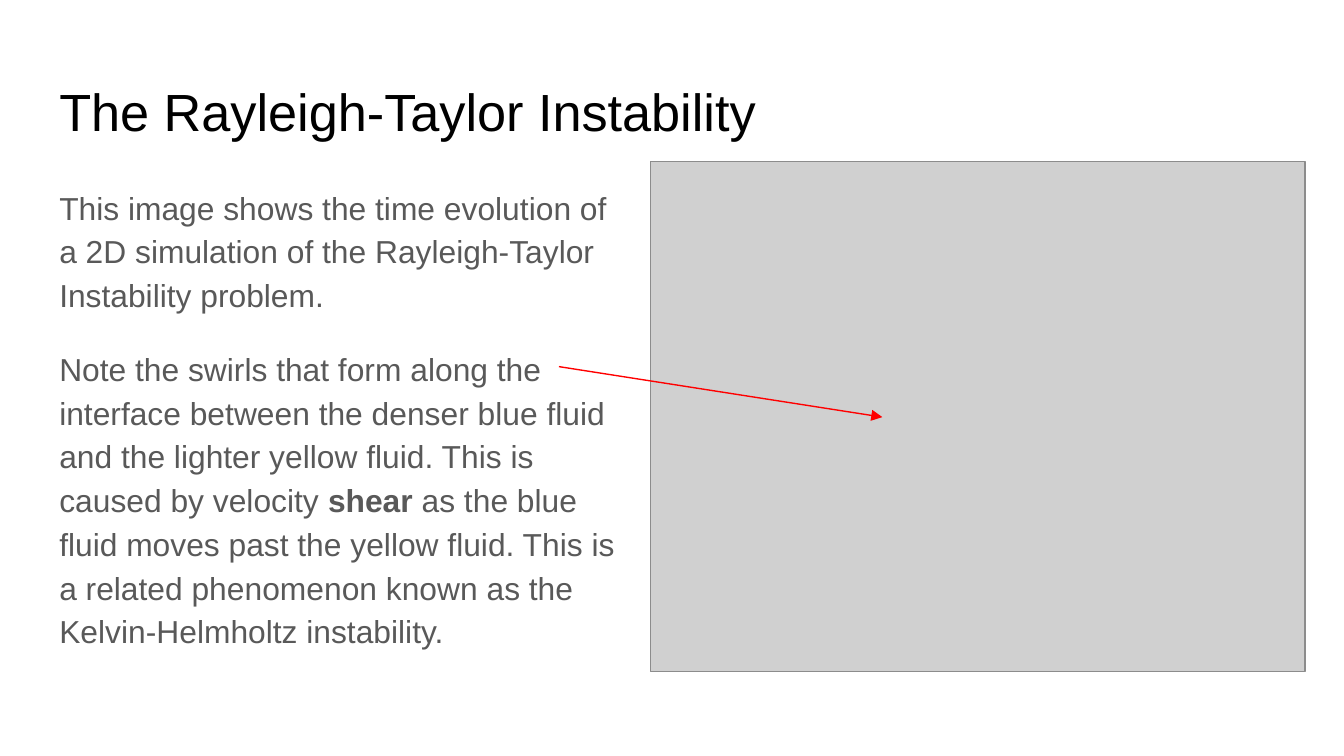
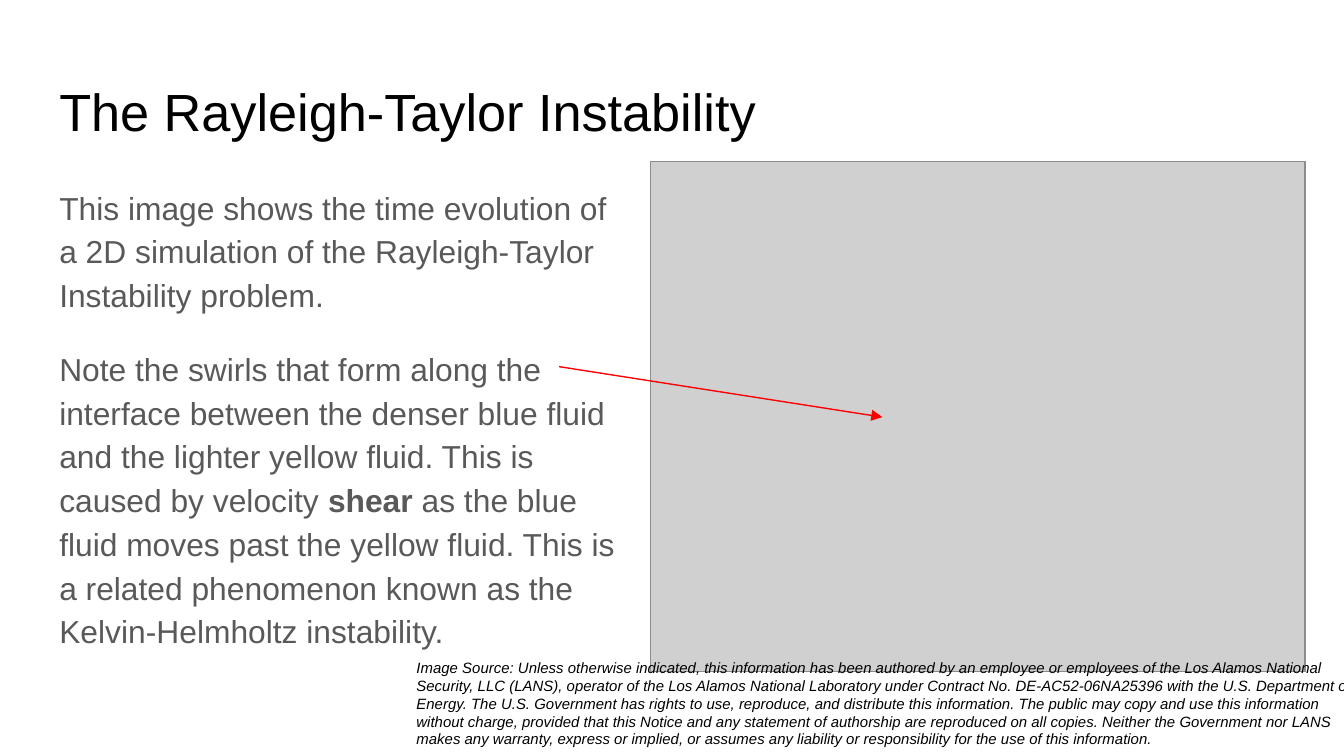
Before and after one commit to shodor-education/petascale-semester-curriculum, a slide deck: slide 8 of units/11/lessons/4/resources/petascale-lesson-11.4-slides.pptx. Drawn at 1344x756 pixels with LibreOffice and Linux fonts; fonts in the diff are those of the drawing; grey boxes stand for pictures. Boxes give left, top, right and bottom in pixels: in the first picture for what was removed or moved away, otherwise in the second. Text is boxed around its words. In the diff, an @@ line names an element or a change of style, - is before the commit and + after.

```diff
--- a/units/11/lessons/4/resources/petascale-lesson-11.4-slides.pptx
+++ b/units/11/lessons/4/resources/petascale-lesson-11.4-slides.pptx
@@ text added at (x1=416, y1=661, x2=1334, y2=747), 8 pt, text #000000, italic @@
+Image Source: Unless otherwise indicated, this information has been authored by an employee or employees of the Los Alamos National Security, LLC (LANS), operator of the Los Alamos National Laboratory under Contract No. DE-AC52-06NA25396 with the U.S. Department of Energy. The U.S. Government has rights to use, reproduce, and distribute this information. The public may copy and use this information without charge, provided that this Notice and any statement of authorship are reproduced on all copies. Neither the Government nor LANS makes any warranty, express or implied, or assumes any liability or responsibility for the use of this information.
```
Also in this commit, not shown: 1 other slide changed, 1 other file.
